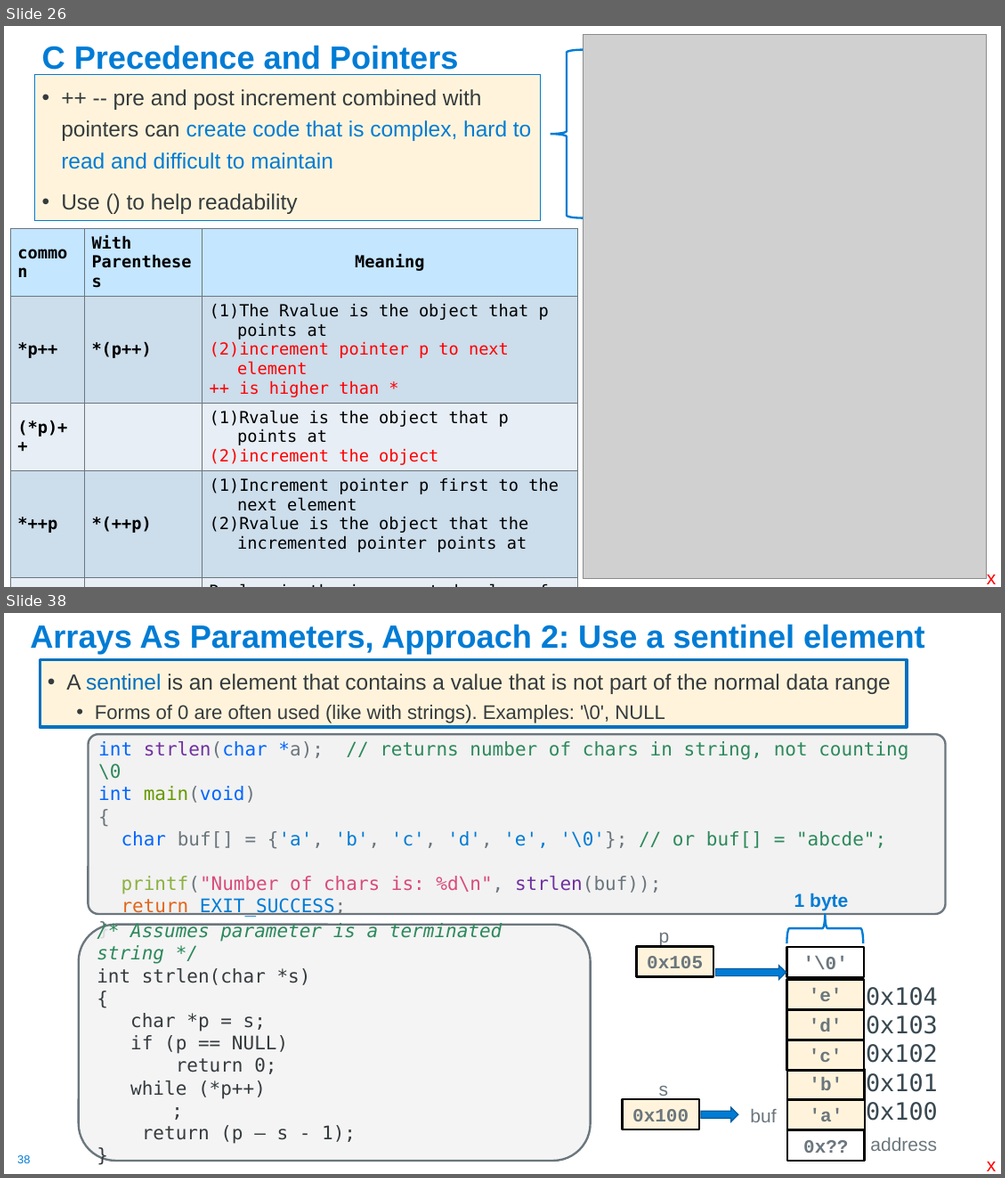
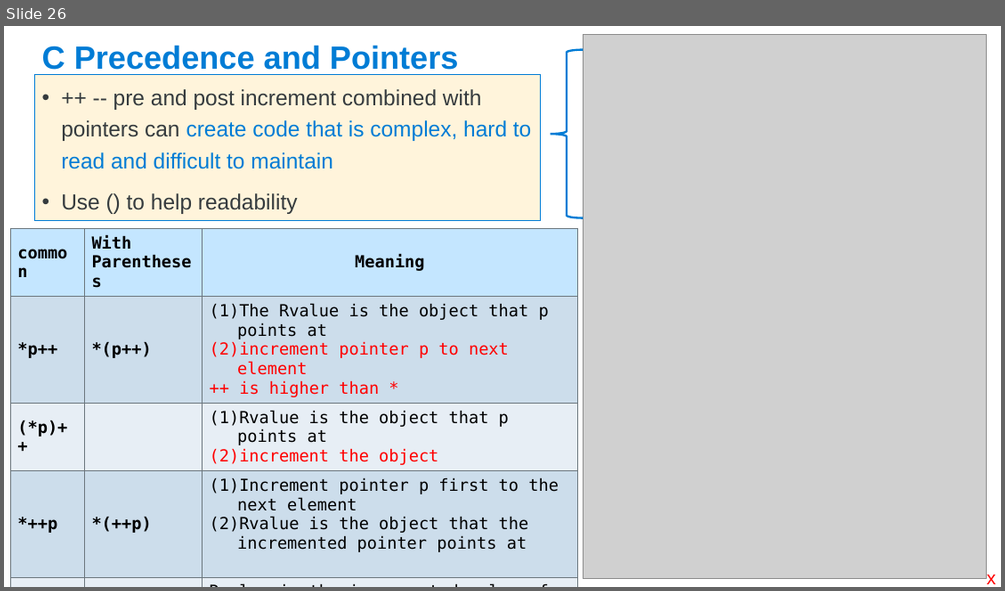
Before and after one commit to cse30-sp24/Muller-Slides, a slide deck: Lecture-6.pptx. Shown one above the other, each under a label of ours: slides 26 and 38 before the commit, slide 26 after it; the slides between them are not shown. The pictures are 1005x1178 and 1005x591 pixels, drawn with LibreOffice and Linux fonts; fonts in the diff are those of the drawing; grey boxes stand for pictures. Boxes give left, top, right and bottom in pixels: in the first picture for what was removed or moved away, otherwise in the second. Text is boxed around its words. In the diff, an @@ line names an element or a change of style, - is before the commit and + after.

```diff
--- a/Lecture-6.pptx
+++ b/Lecture-6.pptx
@@ slide 38 removed at (x1=4, y1=613, x2=1001, y2=1174), background #FFFFFF; not listed: 1 template element that a slide beside it also shows @@
@@ title removed at (x1=30, y1=624, x2=925, y2=654) @@
-Arrays As Parameters, Approach 2: Use a sentinel element
@@ text removed at (x1=40, y1=659, x2=906, y2=727) @@
-• A sentinel is an element that contains a value that is not part of the normal data range
-  • Forms of 0 are often used (like with strings). Examples: '\0', NULL
@@ rounded rectangle removed at (x1=88, y1=734, x2=946, y2=914) @@
-int strlen(char *a); // returns number of chars in string, not counting \0
-int main(void)
-{
-char buf[] = {'a', 'b', 'c', 'd', 'e', '\0'}; // or buf[] = "abcde";
-printf("Number of chars is: %d\n", strlen(buf));
-return EXIT_SUCCESS;
-}
@@ rounded rectangle removed at (x1=79, y1=925, x2=591, y2=1160) @@
-/* Assumes parameter is a terminated string */
-int strlen(char *s)
-{
-char *p = s;
-if (p == NULL)
-return 0;
-while (*p++)
-;
-return (p – s - 1);
-}
@@ group removed at (x1=623, y1=892, x2=938, y2=1160): 9 rectangles, 5 texts, 2 right arrows, 1 right brace @@
-0x104
-0x103
-0x102
-0x101
-0x100
-1 byte
-'a'
-'b'
-'c'
-'d'
-'e'
-'\0'
-0x??
-p
-s
-0x100
-0x105
-buf
@@ text removed at (x1=870, y1=1137, x2=937, y2=1151) @@
-address
@@ text removed at (x1=987, y1=1161, x2=995, y2=1171) @@
-x
```
Also in this commit, not shown: 9 slides changed, 51 other slides removed, 4 other files.
